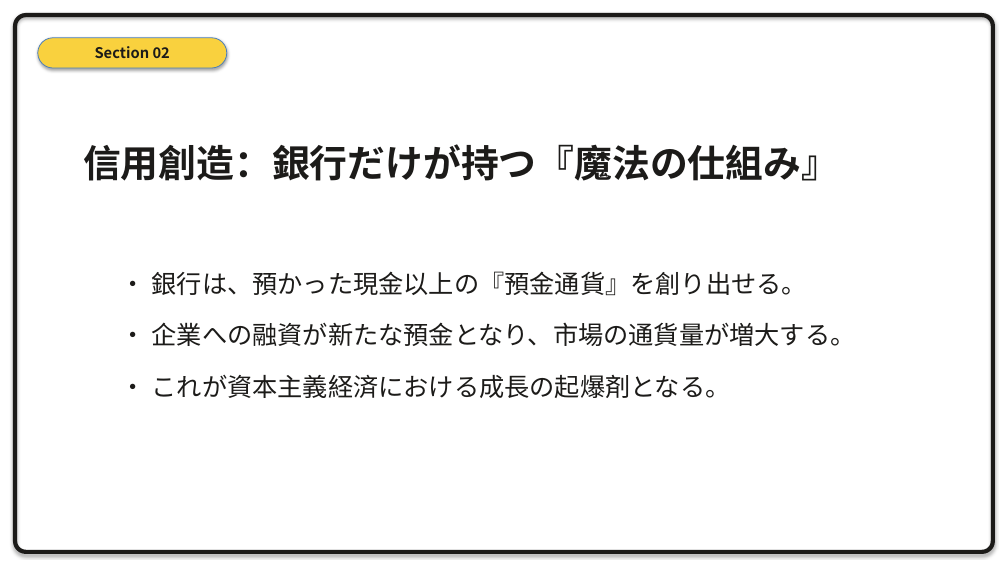
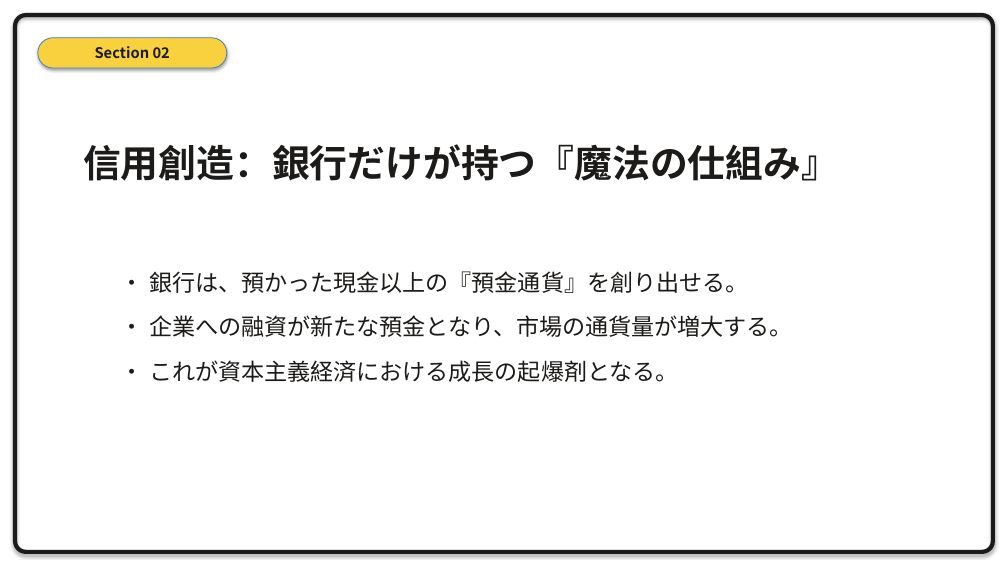
Before and after one commit to xilicrysta/bank-pptx, a slide deck: slide 8 of design-strategy/bank_strategy_presentation.pptx. Drawn at 1008x567 pixels with LibreOffice and Linux fonts; fonts in the diff are those of the drawing. Boxes give left, top, right and bottom in pixels: in the first picture for what was removed or moved away, otherwise in the second. Text is boxed around its words. In the diff, an @@ line names an element or a change of style, - is before the commit and + after.

```diff
--- a/design-strategy/bank_strategy_presentation.pptx
+++ b/design-strategy/bank_strategy_presentation.pptx
@@ text "• 銀行は、預かった現金以上の『預金通貨』を創り出せる。" at (149,271,793,382): size 24 to 22 pt; less space between paragraphs @@
```
Also in this commit, not shown: 15 other slides changed, 1 other file.
